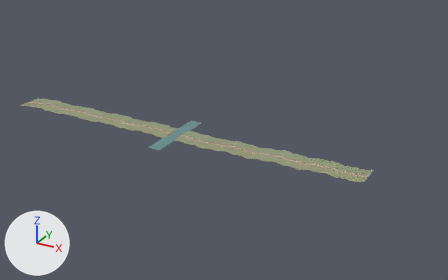
The Blender file tools/blender/scenes/prague.blend as it was, and as the next commit left it.
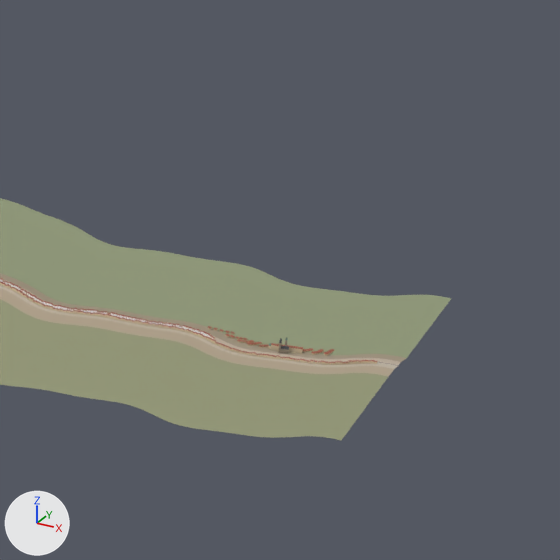
The first picture shows the older version from a 50 mm lens placed at (27361.0, -25354.0, 13173.0), pointed at (13723.0, -557.0, 774.0). The close-ups show the older and then the newer version on the part from 75% to 85% of the width and 52% to 69% of the height of that picture. Only the edits that show in the close-ups are written down. The axes (+X, +Y, +Z) are drawn at lower left. The lights are the same throughout.

The first close-up shows 'Land_020', 'Land_021', 'Land_022' and 4 more.
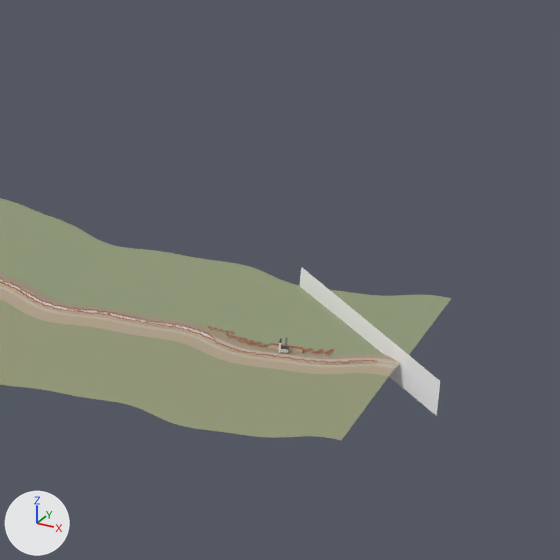
Pixel boxes [x1, y1, x2, y2] of what changed, in the close-ups (560 x 560 px):
```json
{"object": "HradcanyRoofs", "change": "added", "after": [300, 267, 440, 416]}
```

Scene script edits in JSON lines:
```json
{"op": "add", "block": "mat_hradcanyroofs", "code": ["mat_hradcanyroofs = bpy.data.materials.new('HradcanyRoofs')", "mat_hradcanyroofs.use_nodes = True; mat_hradcanyroofs.node_tree.nodes.clear()", "_N = mat_hradcanyroofs.node_tree.nodes; _L = mat_hradcanyroofs.node_tree.links", "n0 = _N.new('ShaderNodeBsdfPrincipled'); n0.name = 'Principled BSDF'", "n0.inputs[2].default_value = 0.85  # 'Roughness'", "n1 = _N.new('ShaderNodeOutputMaterial'); n1.name = 'Material Output'", "n2 = _N.new('ShaderNodeVertexColor'); n2.name = 'Color Attribute'", "n2.layer_name = 'Color'", "_L.new(n0.outputs[0], n1.inputs[0])  # 'BSDF' to 'Surface'", "_L.new(n2.outputs[0], n0.inputs[0])  # 'Color' to 'Base Color'"]}
{"op": "add", "block": "me_hradcanyroofs", "code": ["me_hradcanyroofs = bpy.data.meshes.new('HradcanyRoofs')", "me_hradcanyroofs.from_pydata(...)  # 70 vertices, 34 faces; spans x 20385.0..21157.0, y -106.0..606.0, z 181.0..332.0", "me_hradcanyroofs.materials.append(mat_hradcanyroofs)"]}
{"op": "add", "block": "ob_hradcanyroofs", "code": ["ob_hradcanyroofs = bpy.data.objects.new('HradcanyRoofs', me_hradcanyroofs)", "ob_hradcanyroofs.location = (0.0, 0.0, 0.0)"]}
```
